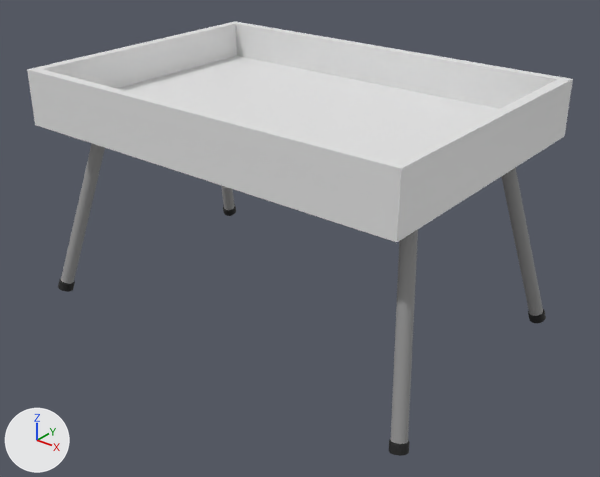
Before and after pictures for a commit that changed the FBX model Assets/2-Smoke/Gameplay/Stand/BarbecueStand.fbx.
Before and after are seen from a 50 mm camera at (2.32, -2.84, 2.15) aimed at (0.08, -0.05, 0.42). The lights are fixed; the arrows at lower left show +X, +Y and +Z. Vertices at the same position are counted once.

Objects in the first picture: 'Bottom', 'Cube'.
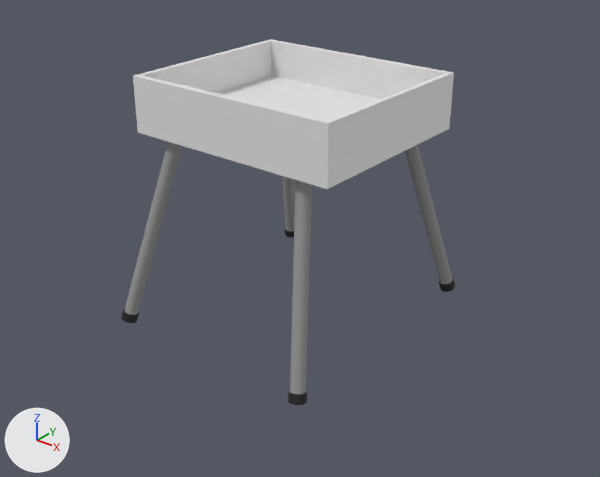
Boxes [x1, y1, x2, y2] around the edits, measured in the pictures (600 x 477 px; the box of a moved part takes in the faces that stretch with it):
```json
{"object": "Cube", "change": "reshaped, turned", "before": [27, 21, 573, 242], "after": [133, 39, 454, 189]}
{"object": "Bottom", "change": "reshaped, turned, rescaled", "before": [58, 144, 546, 456], "after": [121, 142, 455, 405]}
{"part": 2, "of": "me_feet", "change": "moved or reshaped", "before": [501, 167, 546, 323], "after": [405, 145, 455, 292]}
{"part": 3, "of": "me_feet", "change": "moved or reshaped", "before": [389, 229, 418, 456], "after": [288, 180, 312, 405]}
{"part": 4, "of": "me_feet", "change": "moved or reshaped", "before": [58, 144, 105, 292], "after": [121, 142, 182, 323]}
{"part": 5, "of": "me_feet", "change": "moved or reshaped", "before": [221, 185, 236, 216], "after": [283, 176, 295, 237]}
```

Edits to the scene script, one JSON object a line:
```json
{"block": "me_feet", "where": "me_feet.from_pydata(...)  # 4420 vertices, 4352 faces; spans x -0.354..0.983, y 0.002..0.595, z -0.417..0.417"}
{"block": "me_feet", "where": "# used by ob_bottom; parent = ob_cube; location = (-0.5, 0.0, 0.0); rotation_euler = (1.571, 0.0, 0.0), in degrees (90, 0, 0); scale = (1.6, 1.6, 1.6)"}
{"block": "me_feet", "change": "me_feet part 2: the loose piece of 1105 vertices spanning x 0.834..0.983, y 0.002..0.595, z -0.417..-0.217 is scaled about its middle by 1.6, then moved by (0.043, 0.179, -0.189)"}
{"block": "me_feet", "change": "me_feet part 3: the loose piece of 1105 vertices spanning x 0.834..0.983, y 0.002..0.595, z 0.217..0.417 is scaled about its middle by 1.6, then moved by (0.043, 0.179, 0.189)"}
{"block": "me_feet", "change": "me_feet part 4: the loose piece of 1105 vertices spanning x -0.354..-0.205, y 0.002..0.595, z 0.217..0.417 is scaled about its middle by 1.6, then moved by (0.333, 0.179, 0.189)"}
{"block": "me_feet", "change": "me_feet part 5: the loose piece of 1105 vertices spanning x -0.354..-0.205, y 0.002..0.595, z -0.417..-0.217 is scaled about its middle by 1.6, then moved by (0.333, 0.179, -0.189)"}
{"block": "me_cube_002", "where": "me_cube_002.from_pydata(...)  # 74 vertices, 72 faces; spans x -0.99..1.01, y -0.69..0.69, z 0.93..1.19"}
{"block": "me_cube_002", "where": "# used by ob_cube; location = (0.0, 0.0, 0.0)"}
{"block": "me_cube_002", "change": "me_cube_002 part 1: the whole mesh is multiplied about the mesh origin by the matrix ((0.541, 0.0, 0.0), (0.0, 0.0, 1.0), (0.0, -0.675, 0.0))"}
{"op": "set", "path": "ob_bottom.rotation_euler", "old": "(1.571, 0.0, 0.0)", "new": "(0.0, 0.0, 0.0)", "note": "degrees (90, 0, 0) -> degrees (0, 0, 0)"}
{"op": "set", "path": "ob_bottom.scale", "old": "(1.6, 1.6, 1.6)", "new": "(1.0, 1.0, 1.0)"}
{"op": "set", "path": "ob_cube.rotation_euler", "old": "(0.0, 0.0, 0.0)", "new": "(1.571, 0.0, 0.0)", "note": "degrees (0, 0, 0) -> degrees (90, 0, 0)"}
```
